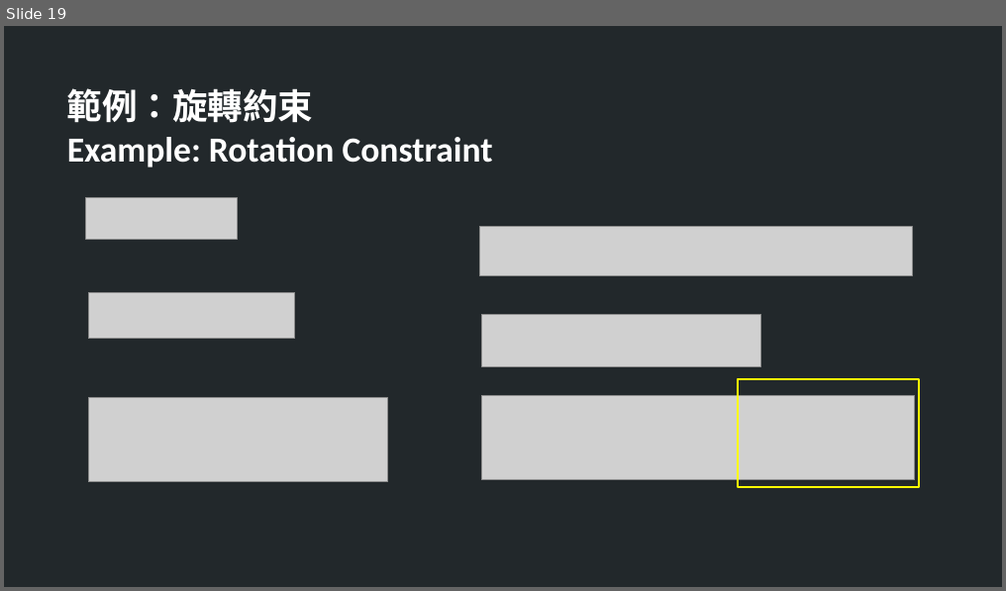
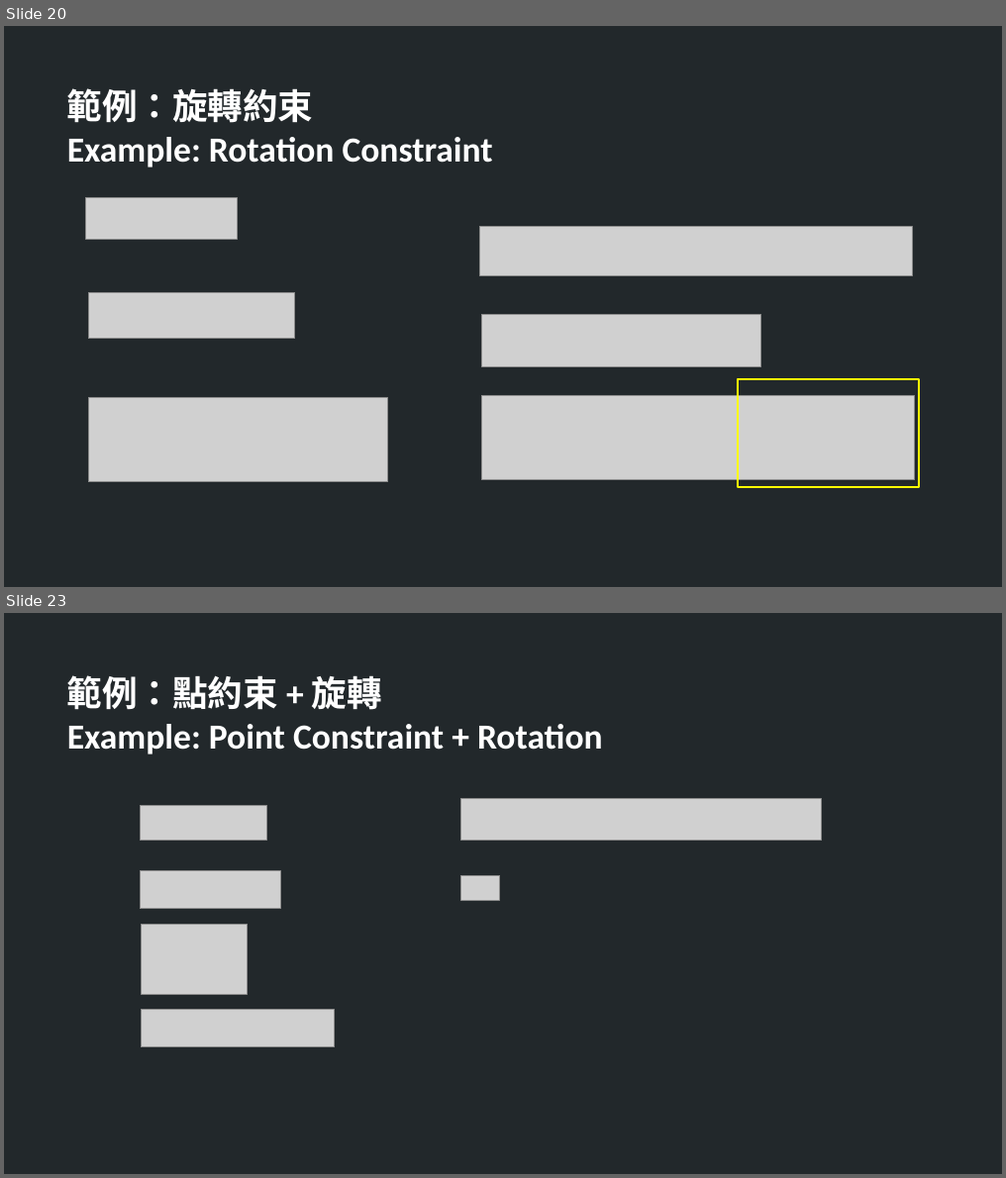
Before and after one commit to TheAllenChou/unity-physics-constraints, a slide deck: slides/physics constraints in games.odp. Shown one above the other, each under a label of ours: slide 19 before the commit, slides 20 and 23 after it; the slides between them are not shown. The pictures are 1006x591 and 1006x1178 pixels, drawn with LibreOffice and Linux fonts; fonts in the diff are those of the drawing; grey boxes stand for pictures. Boxes give left, top, right and bottom in pixels: in the first picture for what was removed or moved away, otherwise in the second. Text is boxed around its words. In the diff, an @@ line names an element or a change of style, - is before the commit and + after.

```diff
--- a/slides/physics constraints in games.odp
+++ b/slides/physics constraints in games.odp
@@ slide 23 added at [4,613,1002,1174], background #22282B @@
@@ text added at [67,675,603,755], 28 pt, text #FFFFFF, bold @@
+範例：點約束 + 旋轉
+Example: Point Constraint + Rotation
@@ picture added at [140,806,266,841] @@
@@ picture added at [461,799,822,842] @@
@@ picture added at [140,871,280,909] @@
@@ picture added at [461,875,500,900] @@
@@ picture added at [141,924,247,994] @@
@@ picture added at [141,1010,335,1048] @@
@@ what was slide 19 is now slide 20 @@
```
Also in this commit, not shown: 3 slides changed, 2 other slides added.
